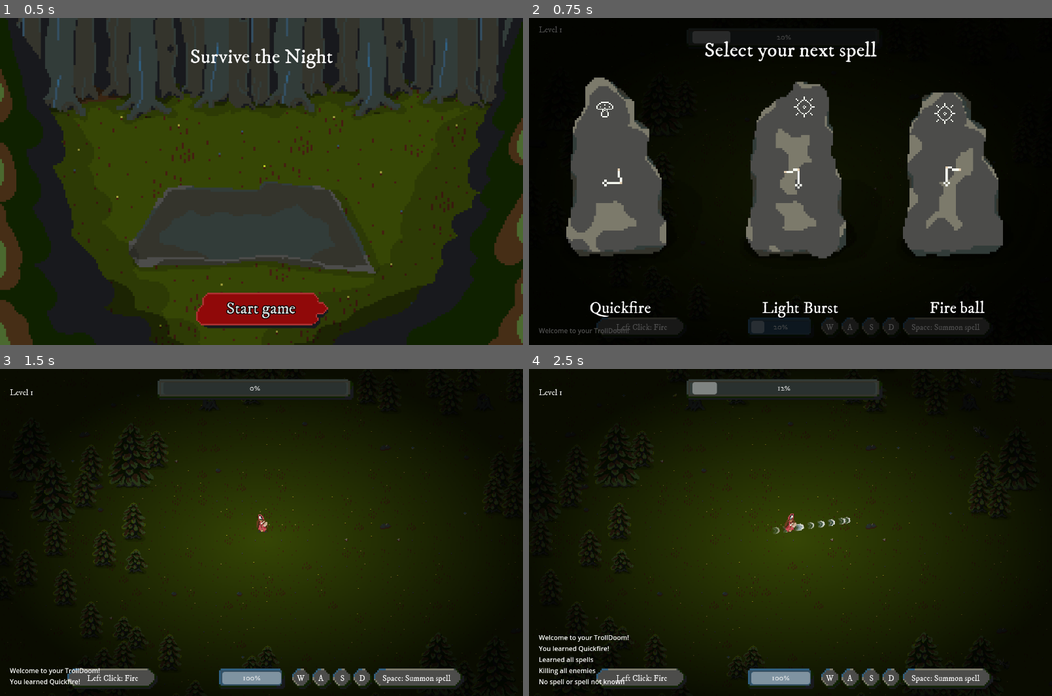
Above: before the commit, frames 1-4 (two rows, left to right).
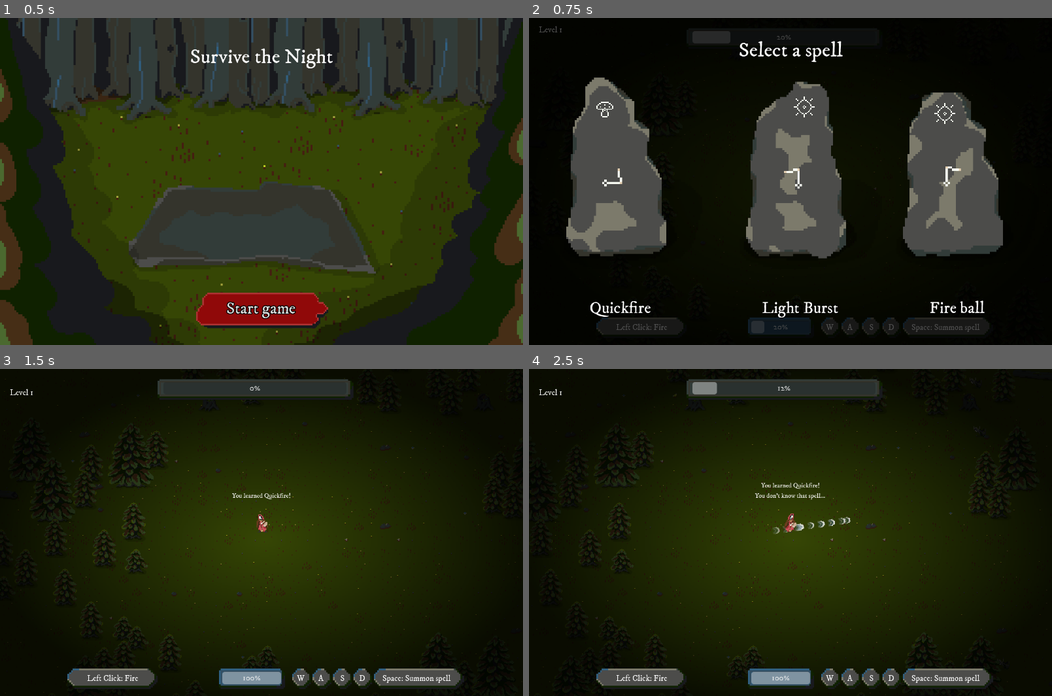
Above: after the commit, the same moments.

Repository: milestone-dev/ld55
Game: Godot game, scene res://scenes/start.tscn
Two runs of this game, one before a commit and one after it. Both use one fixed random seed, a clock stepped at 60 frames per second and the inputs below.
Inputs (mouse positions are in pixels of both pictures, inside the frame that each line leads up to):
- Up to frame 1 (0.5 s): no input
- Up to frame 2 (0.75 s): click "Start game" at 0.5 s
- Up to frame 3 (1.5 s): click "Quickfire" at 1.25 s
- Up to frame 4 (2.5 s): tap Enter at 2 s; move the mouse to (905, 516) at 2.02 s; hold D (move_right) from 2.03 s (still down); tap L (dev_allspells) at 2.1 s; click (905, 516) at 2.17 s; tap Space at 2.27 s; tap O (dev_clearscreen) at 2.3 s

Frame 1 is identical in both runs. In frame 2, 0.8% of the frame differs, in the area x 1-67%, y 7-97%; in frame 3, 0.4%; in frame 4, 0.8%.

Commit message:
Tweak ui

Diff:
--- a/resources/spells/MUN_B1.tres
+++ b/resources/spells/MUN_B1.tres
@@ -1,10 +1,10 @@
-[gd_resource type="Resource" script_class="Spell" load_steps=3 format=3 uid="uid://yffggirdq2uf"]
+[gd_resource type="Resource" script_class="Spell" load_steps=6 format=3 uid="uid://yffggirdq2uf"]
 
 [ext_resource type="PackedScene" uid="uid://blc7ouwk26mgc" path="res://scenes/cone_effects/poison_spray_cone_effect.tscn" id="1_rsmrn"]
 [ext_resource type="Script" path="res://scripts/spell.gd" id="1_xc1mr"]
-[ext_resource type="Texture2D" uid="uid://dpdoip06ob4gx" path="res://assets/sprites/MUN-SYMBOL.png" id="2_c5p6e"]
-[ext_resource type="Texture2D" uid="uid://nhf5j2r3t7lm" path="res://assets/sprites/GUIDE_MUNB1.png" id="2_j76lu"]
-[ext_resource type="Texture2D" uid="uid://dgo0x1utetrl6" path="res://assets/sprites/MUNB1-VENOMSPEW.png" id="3_v8o2y"]
+[ext_resource type="Texture2D" uid="uid://nhf5j2r3t7lm" path="res://assets/sprites/GUIDE_MUNB1.png" id="3_m11fe"]
+[ext_resource type="Texture2D" uid="uid://dpdoip06ob4gx" path="res://assets/sprites/MUN-SYMBOL.png" id="4_o5ikg"]
+[ext_resource type="Texture2D" uid="uid://dgo0x1utetrl6" path="res://assets/sprites/MUNB1-VENOMSPEW.png" id="5_oyow1"]
 
 [resource]
 script = ExtResource("1_xc1mr")
@@ -12,6 +12,9 @@
 code = "A0,B4,B3"
 description = "Wide cone of poison - give DoT to affected MOBS"
 weight = 1.0
+store_texture = ExtResource("5_oyow1")
+store_icon = ExtResource("4_o5ikg")
+spell_guide = ExtResource("3_m11fe")
 projectile_behavior = 0
 area_of_effect_scene = ExtResource("1_rsmrn")
 area_of_effect_on_player = true
--- a/scenes/hud.tscn
+++ b/scenes/hud.tscn
@@ -169,11 +169,14 @@
 [node name="VBoxContainer" type="VBoxContainer" parent="."]
 custom_minimum_size = Vector2(250, 2.08165e-12)
 layout_mode = 1
-anchors_preset = 9
+anchors_preset = 13
+anchor_left = 0.5
+anchor_right = 0.5
 anchor_bottom = 1.0
-offset_left = 24.0
-offset_top = 95.0
-offset_right = 274.0
-offset_bottom = -24.0
+offset_left = -125.0
+offset_top = 113.0
+offset_right = 125.0
+offset_bottom = -479.0
+grow_horizontal = 2
 grow_vertical = 2
 alignment = 2
--- a/scenes/shop_screen.tscn
+++ b/scenes/shop_screen.tscn
@@ -226,7 +226,7 @@
 theme_override_fonts/normal_font = ExtResource("4_ga4lh")
 theme_override_font_sizes/normal_font_size = 50
 bbcode_enabled = true
-text = "[center]Select your next spell"
+text = "[center]Select a spell"
 fit_content = true
 
 [connection signal="pressed" from="SpellRune1/SpellButton1" to="." method="_on_spell_button_1_pressed"]
--- a/scripts/hud.gd
+++ b/scripts/hud.gd
@@ -11,6 +11,9 @@
 	#print(message);
 	var label = Label.new()
 	label.text = message;
+	label.horizontal_alignment = HORIZONTAL_ALIGNMENT_CENTER;
+	label.add_theme_font_override("font", load("res://assets/fonts/IMFellDWPica-Regular.ttf"));
+	label.add_theme_font_size_override("font", 18);
 	log_container.add_child(label);
 	await get_tree().create_timer(3).timeout
 	label.queue_free()
--- a/scripts/main.gd
+++ b/scripts/main.gd
@@ -31,7 +31,6 @@
 	start_level()
 
 func start_level():
-	player.hud.add_message("Welcome to your TrollDoom!")
 	player.shop.present_spell_choice(player.available_spells, player.learned_spells)
 	Global.paused = true
 
@@ -42,14 +41,14 @@
 		return
 	if Input.is_action_just_pressed("dev_godmode"):
 		player.god_mode = !player.god_mode;
-		player.hud.add_message("GOD MODE " + ("enabled" if player.god_mode else "disabled"));
+		#player.hud.add_message("GOD MODE " + ("enabled" if player.god_mode else "disabled"));
 	if Input.is_action_just_pressed("dev_allspells"):
 		player.learned_spells = player.available_spells
-		player.hud.add_message("Learned all spells");
+		#player.hud.add_message("Learned all spells");
 	if Input.is_action_just_pressed("dev_clearscreen"):
 		for mob :Mob in get_tree().get_nodes_in_group("mob"):
 			player.add_experience(mob.take_damage(100000))
-		player.hud.add_message("Killing all enemies");
+		#player.hud.add_message("Killing all enemies");
 
 	for mob : Mob in get_tree().get_nodes_in_group("mob"):
 		if mob.global_position.distance_to(player.global_position) > 640:
--- a/scripts/player.gd
+++ b/scripts/player.gd
@@ -161,7 +161,7 @@
 			break
 
 	if not spell:
-		hud.add_message("No spell or spell not known");
+		hud.add_message("You don't know that spell...");
 		return
 
 	match spell.effect_area_behavior:
@@ -188,8 +188,6 @@
 		Spell.SpellProjectileBehavior.SINGLE_FIRE:
 			current_single_fire_projectile_spell = spell
 
-	hud.add_message("Casting spell " + spell.name);
-
 func add_experience(input_experience : int):
 	experience += input_experience
 	if experience >= max_experience:
--- a/scripts/shop_screen.gd
+++ b/scripts/shop_screen.gd
@@ -27,36 +27,58 @@
 			spells.push_back(spell)
 	update_spells()
 	visible = true
-	if spells.size() == 3:
-		print (spells[0].name)
-		print (spells[1].name)
-		print (spells[2].name)
-	else:
-		print("Why u no spells huh?")
 
 func update_spells():
 	if spells.size() < 3: return
 	spells.shuffle()
-	spell_label_1.text = spells[0].name
-	spell_label_2.text = spells[1].name
-	spell_label_3.text = spells[2].name
 
-	spell_texture_1.texture = spells[0].store_texture
-	spell_texture_2.texture = spells[1].store_texture
-	spell_texture_3.texture = spells[2].store_texture
+	if spells.size() >= 1:
+		spell_label_1.text = spells[0].name
+		spell_texture_1.texture = spells[0].store_texture
+		spell_icon_1.texture = spells[0].store_icon
+		spell_label_1.show()
+		spell_texture_1.show()
+		spell_icon_1.show()
+	else:
+		spell_label_1.hide()
+		spell_texture_1.hide()
+		spell_icon_1.hide()
 
-	spell_icon_1.texture = spells[0].store_icon
-	spell_icon_2.texture = spells[1].store_icon
-	spell_icon_3.texture = spells[2].store_icon
+	if spells.size() >= 2:
+		spell_label_2.text = spells[1].name
+		spell_texture_2.texture = spells[1].store_texture
+		spell_icon_2.texture = spells[1].store_icon
+		spell_label_2.show()
+		spell_texture_2.show()
+		spell_icon_2.show()
+	else:
+		spell_label_2.hide()
+		spell_texture_2.hide()
+		spell_icon_2.hide()
+
+	if spells.size() >= 3:
+		spell_label_3.text = spells[2].name
+		spell_texture_3.texture = spells[2].store_texture
+		spell_icon_3.texture = spells[2].store_icon
+		spell_label_3.show()
+		spell_texture_3.show()
+		spell_icon_3.show()
+	else:
+		spell_label_3.hide()
+		spell_texture_3.hide()
+		spell_icon_3.hide()
 
 func _on_spell_button_1_pressed() -> void:
-	learn_spell.emit(spells[0])
-	visible = false
+	if spells.size() >= 1:
+		learn_spell.emit(spells[0])
+		visible = false
 
 func _on_spell_button_2_pressed() -> void:
-	learn_spell.emit(spells[1])
-	visible = false
+	if spells.size() >= 2:
+		learn_spell.emit(spells[1])
+		visible = false
 
 func _on_spell_button_3_pressed() -> void:
-	learn_spell.emit(spells[2])
-	visible = false
+	if spells.size() >= 3:
+		learn_spell.emit(spells[2])
+		visible = false
